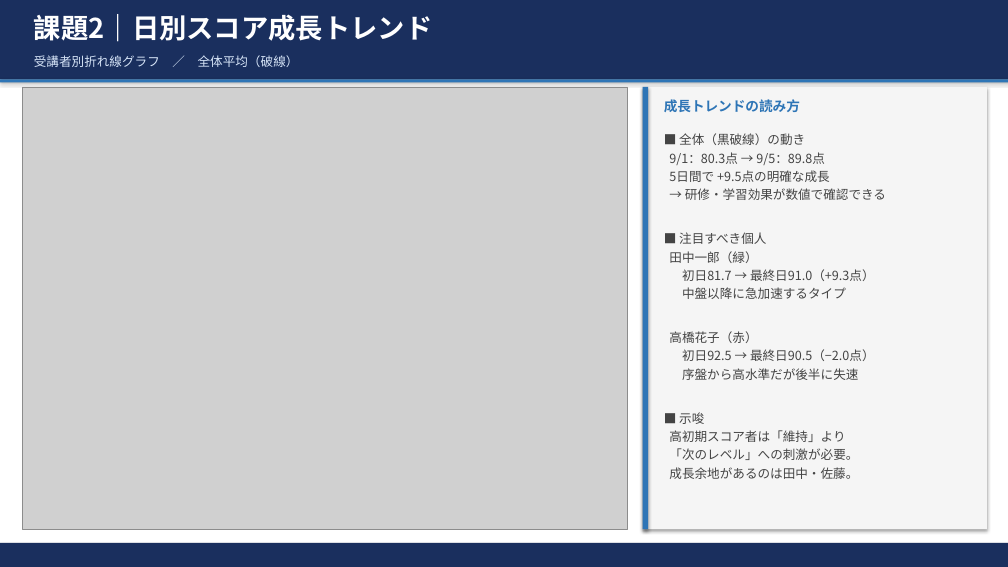
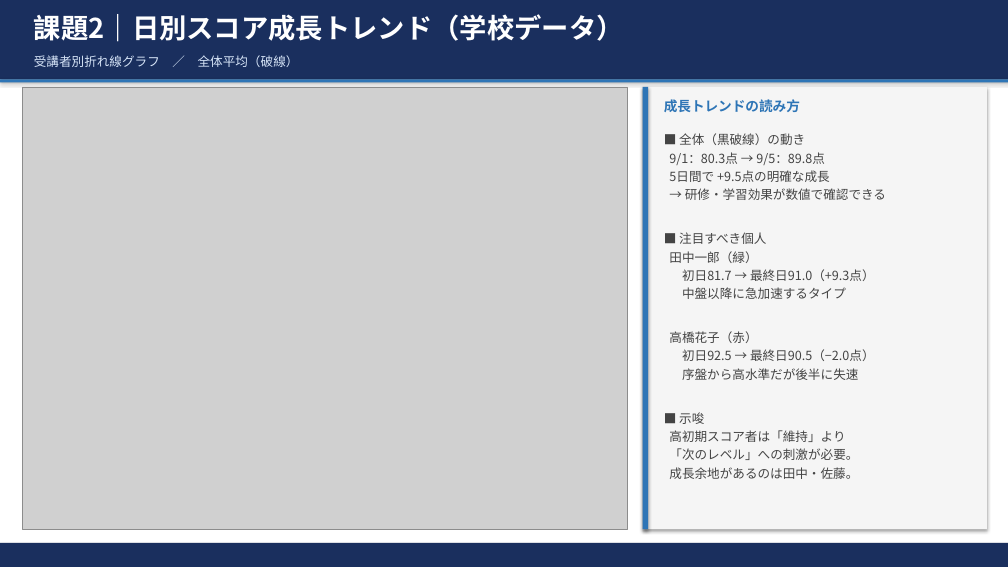
Before and after one commit to tama-shizu/kadai-data-analysis, a slide deck: slide 9 of 課題データ分析レポート.pptx (slide 7 before the commit). Drawn at 1008x567 pixels with LibreOffice and Linux fonts; fonts in the diff are those of the drawing; grey boxes stand for pictures. Boxes give left, top, right and bottom in pixels: in the first picture for what was removed or moved away, otherwise in the second. Text is boxed around its words. In the diff, an @@ line names an element or a change of style, - is before the commit and + after.

Commit message:
課題2・課題3にセクション区切りスライドを追加
- 課題3（会社データ）・課題2（学校データ）のセクション扉スライドを追加
- 全スライドのラベルに「会社データ」「学校データ」を明示
- 計13枚構成に更新

```diff
--- a/課題データ分析レポート.pptx
+++ b/課題データ分析レポート.pptx
@@ text at (34, 14, 624, 42): text changed @@
-課題2｜日別スコア成長トレンド
+課題2｜日別スコア成長トレンド（学校データ）
```
Also in this commit, not shown: 8 other slides changed, 2 slides added, 1 other file.
